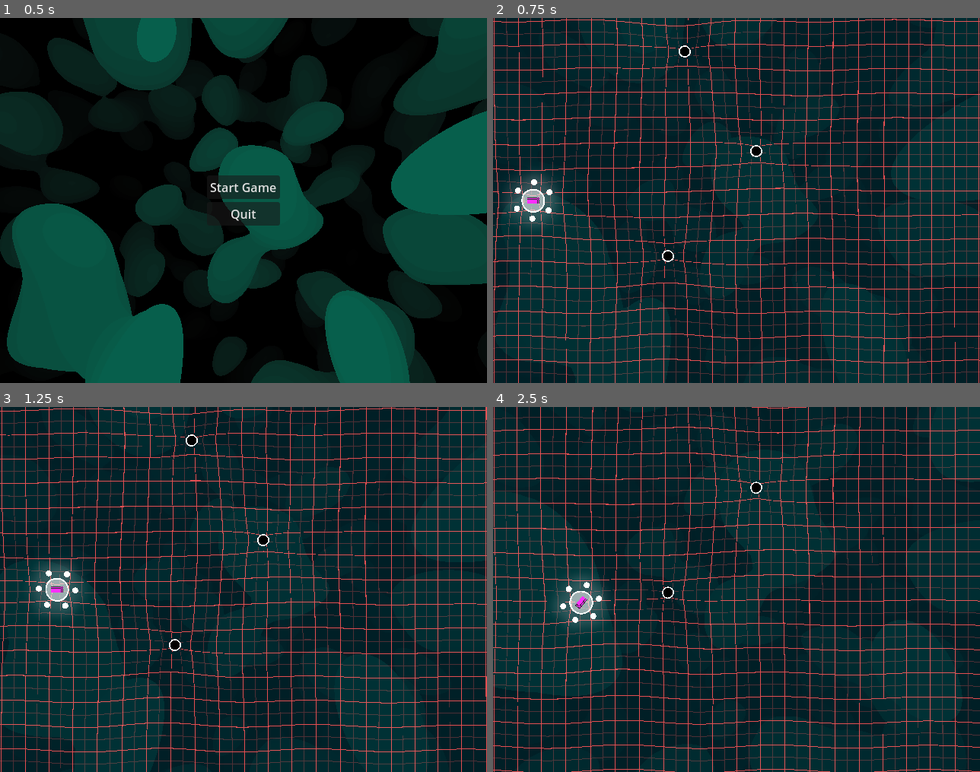
Above: before the commit, frames 1-4 (two rows, left to right).
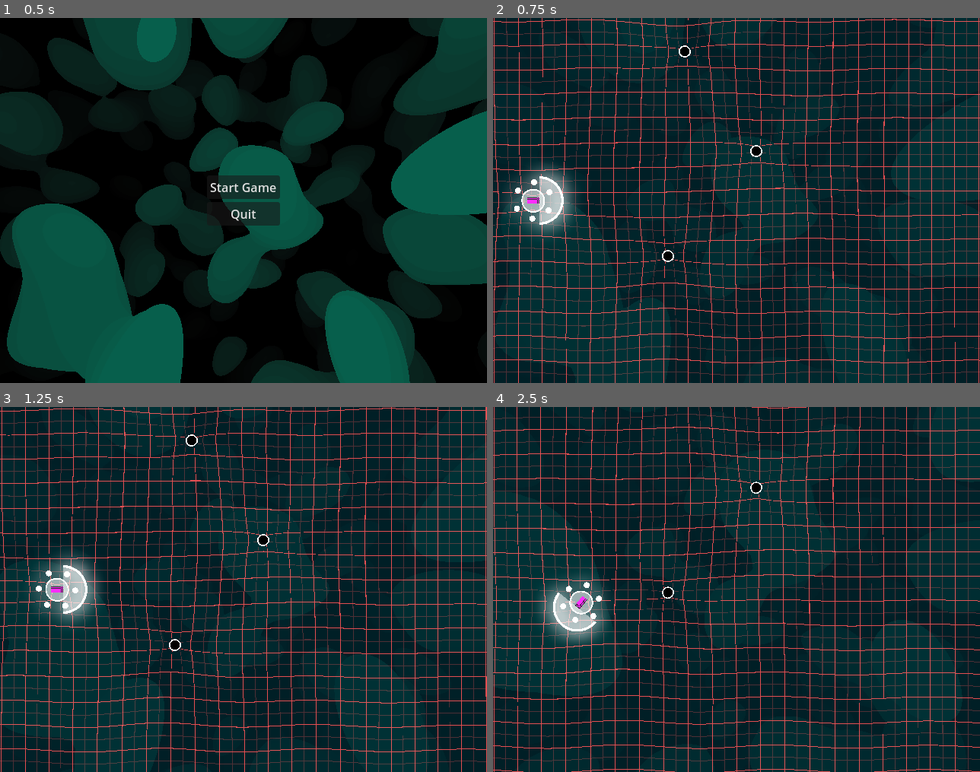
Above: after the commit, the same moments.

Repository: 3xcpy/roguelike-arcade-driving
Game: Godot game, scene res://scenes/main.tscn
The game is run twice, just before and just after one commit, with the same random seed, the same clock (stepped at 60 frames per second) and the same inputs. The engine's default icon, where the game draws it, is replaced by a stand-in: a white triangle on a blue panel in a dark square.
Inputs (mouse positions are in pixels of both pictures, inside the frame that each line leads up to):
- Up to frame 1 (0.5 s): no input
- Up to frame 2 (0.75 s): click "Start Game" at 0.5 s
- Up to frame 3 (1.25 s): no input
- Up to frame 4 (2.5 s): tap Enter (ui_accept) at 1.25, 1.52, 2.27 s; move the mouse to (843, 571) at 1.27 s; hold Right (steer_right) 1.28-2.03 s; tap Alt at 1.35 s; move the mouse to (639, 607) at 2.02 s; hold Down from 2.03 s (still down); tap Shift at 2.1 s

Frame 1 is identical in both runs. In frame 2, 1.2% of the frame differs, in the area x 8-17%, y 40-60%; in frame 3, 1.2%; in frame 4, 1.3%, in the area x 9-24%, y 48-65%.

Commit message:
Add a new weapon and make all weapon scripts run in editor
Now modifications to the weapon parameters are immediately visible in the editor

Diff:
--- a/scenes/player.tscn
+++ b/scenes/player.tscn
@@ -1,10 +1,11 @@
-[gd_scene load_steps=14 format=3 uid="uid://dhtn00310jucy"]
+[gd_scene load_steps=15 format=3 uid="uid://dhtn00310jucy"]
 
 [ext_resource type="Script" uid="uid://cldbibnmmw5k4" path="res://scripts/player.gd" id="1_3vyb7"]
 [ext_resource type="PackedScene" uid="uid://ce4htckcwoxf" path="res://scenes/distortion_emitter.tscn" id="2_g2els"]
 [ext_resource type="PackedScene" uid="uid://bntuqd1mxol3w" path="res://scenes/eyeballs.tscn" id="4_dqkch"]
 [ext_resource type="PackedScene" uid="uid://c2q16yc375m54" path="res://scenes/health_component.tscn" id="4_qlg0r"]
 [ext_resource type="PackedScene" uid="uid://chd5sgv2bhw3" path="res://scenes/aura.tscn" id="4_tuyoq"]
+[ext_resource type="PackedScene" uid="uid://cocw5gtoa0qee" path="res://scenes/ram.tscn" id="6_fjrip"]
 [ext_resource type="PackedScene" uid="uid://bg5rhdxipkhro" path="res://scenes/damage_particles.tscn" id="6_tuyoq"]
 
 [sub_resource type="RectangleShape2D" id="RectangleShape2D_u8vuu"]
@@ -69,6 +70,10 @@
 
 [node name="Aura" parent="Weapons" instance=ExtResource("4_tuyoq")]
 
+[node name="Ram" parent="Weapons" instance=ExtResource("6_fjrip")]
+position = Vector2(8, 0)
+radius = 32.0
+
 [node name="Camera2D" type="Camera2D" parent="."]
 limit_left = 0
 limit_top = 0
--- /dev/null
+++ b/scenes/ram.tscn
@@ -0,0 +1,27 @@
+[gd_scene load_steps=6 format=3 uid="uid://cocw5gtoa0qee"]
+
+[ext_resource type="Texture2D" uid="uid://jxabck5vuije" path="res://icon.svg" id="1_1q3w3"]
+[ext_resource type="Script" uid="uid://ccxhvofnhpp4g" path="res://scripts/ram.gd" id="1_ae536"]
+[ext_resource type="Shader" uid="uid://c8jbthupyjnvd" path="res://shaders/ram.gdshader" id="1_e104g"]
+
+[sub_resource type="RectangleShape2D" id="RectangleShape2D_e104g"]
+size = Vector2(16, 32)
+
+[sub_resource type="ShaderMaterial" id="ShaderMaterial_ae536"]
+shader = ExtResource("1_e104g")
+shader_parameter/color = Color(1, 1, 1, 0.47843137)
+shader_parameter/edge_color = Color(18.892157, 18.892157, 18.892157, 1)
+shader_parameter/edge_thickness = 0.1
+
+[node name="Ram" type="Area2D"]
+script = ExtResource("1_ae536")
+radius = 16.0
+
+[node name="CollisionShape2D" type="CollisionShape2D" parent="."]
+position = Vector2(8, 0)
+shape = SubResource("RectangleShape2D_e104g")
+
+[node name="Sprite2D" type="Sprite2D" parent="."]
+material = SubResource("ShaderMaterial_ae536")
+scale = Vector2(0.25, 0.25)
+texture = ExtResource("1_1q3w3")
--- /dev/null
+++ b/scenes/slash.tscn
@@ -0,0 +1,16 @@
+[gd_scene load_steps=4 format=3 uid="uid://dryo3jw4wx637"]
+
+[ext_resource type="Shader" uid="uid://dh3womtjo1wd2" path="res://shaders/slash.gdshader" id="1_3c2nd"]
+[ext_resource type="Texture2D" uid="uid://jxabck5vuije" path="res://icon.svg" id="2_fg1j7"]
+
+[sub_resource type="ShaderMaterial" id="ShaderMaterial_e2dr4"]
+shader = ExtResource("1_3c2nd")
+shader_parameter/slash_start = -0.9
+shader_parameter/slash_length = 0.0
+shader_parameter/color = Color(0.6542321, 0.6542321, 0.654232, 1)
+
+[node name="Slash" type="Node2D"]
+
+[node name="Sprite2D" type="Sprite2D" parent="."]
+material = SubResource("ShaderMaterial_e2dr4")
+texture = ExtResource("2_fg1j7")
--- a/scripts/aura.gd
+++ b/scripts/aura.gd
@@ -1,8 +1,13 @@
-extends Node2D
+@tool
+class_name Aura extends Node2D
 
 var damage: float = 1.0
 var tick: float = 0.1
-@export var radius: float = 16.0
+@export var radius: float = 16.0:
+	set(new_radius):
+		radius = new_radius
+		if Engine.is_editor_hint():
+			update_values()
 
 var timer: float = 0.0
 
@@ -10,7 +15,7 @@
 
 
 func _ready() -> void:
-	set_radius(radius)
+	update_values()
 
 
 func _physics_process(delta: float) -> void:
@@ -26,6 +31,7 @@
 	area.global_position = global_position # get_overlapping_bodies is only updated after physics_process, so this is staggered over the frames (i think)
 
 
-func set_radius(rad: float) -> void:
-	$Area2D/CollisionShape2D.shape.radius = rad
-	$Area2D/Sprite2D.scale = Vector2(rad*2.0/128.0, rad*2.0/128.0);
+# adjust scale and collision for a new radius
+func update_values() -> void:
+	$Area2D/CollisionShape2D.shape.radius = radius
+	$Area2D/Sprite2D.scale = Vector2(radius*2.0/128.0, radius*2.0/128.0);
--- a/scripts/eyeballs.gd
+++ b/scripts/eyeballs.gd
@@ -1,19 +1,32 @@
-extends Node2D
+@tool
+class_name Eyeballs extends Node2D
 
-@export var eyeball: PackedScene
+@export var eyeball: PackedScene:
+	set(e):
+		eyeball = e
+		if Engine.is_editor_hint():
+			set_amount()
 @export var damage: float = 1.0
 var tick: float = 0.1
-@export var distance_from_center: float = 24.0
+@export var distance_from_center: float = 24.0:
+	set(d):
+		distance_from_center = d
+		if Engine.is_editor_hint():
+			set_amount()
 @export var rotation_speed: float = 30.0
 
-@export var amount: int = 1
+@export var amount: int = 1:
+	set(a):
+		amount = a
+		if Engine.is_editor_hint():
+			set_amount()
 var eyeballs: Array[Area2D]
 var rot := 0.0
 var timer: float = 0.0
 
 
 func _ready() -> void:
-	set_amount(amount)
+	set_amount()
 
 
 func _physics_process(delta: float) -> void:
@@ -34,12 +47,12 @@
 		curr_rot += 360.0/eyeballs.size()
 
 
-func set_amount(val: int) -> void:
+func set_amount() -> void:
 	for eye in eyeballs:
 		eye.queue_free()
 	eyeballs.clear()
 
-	for i in val:
+	for i in amount:
 		var e: Area2D = eyeball.instantiate()
 		e.top_level = true
 		eyeballs.append(e)
--- /dev/null
+++ b/scripts/ram.gd
@@ -0,0 +1,33 @@
+@tool
+class_name Rame extends Area2D
+
+@export var radius: float = 8.0:
+	set(new_radius):
+		radius = new_radius
+		if Engine.is_editor_hint():
+			update_values()
+
+var tick: float = 0.1
+@export var damage: float = 1.0
+var timer: float = 0.0
+
+
+func _ready() -> void:
+	update_values()
+
+
+func _physics_process(delta: float) -> void:
+	timer += delta
+	if timer >= tick:
+		timer = 0.0
+		var overlapping_areas := get_overlapping_areas()
+		for a in overlapping_areas:
+			if a.is_in_group("Enemies"):
+				if a.has_method("damage"):
+					a.damage(damage)
+
+
+func update_values() -> void:
+	$Sprite2D.scale = Vector2(radius*2.0 / 128, radius * 2.0 / 128)
+	$CollisionShape2D.shape.size = Vector2(radius, radius * 2.0)
+	$CollisionShape2D.position.x = radius/2.0
--- /dev/null
+++ b/shaders/ram.gdshader
@@ -0,0 +1,16 @@
+shader_type canvas_item;
+
+uniform vec4 color : source_color;
+uniform vec4 edge_color: source_color;
+uniform float edge_thickness;
+
+void fragment() {
+	vec2 centered_uv = (UV - vec2(0.5)) * 2.0;
+	float a = atan(centered_uv.x, centered_uv.y);
+	float filter = step(0, a);
+	float dist = distance(centered_uv, vec2(0.0));
+	float dist_filter = 1.0 - step(1.0-edge_thickness, dist);
+	float edge_filter = (1.0 - step(1.0, dist)) * (1.0 - dist_filter);
+	COLOR = vec4(vec3(a/PI), 1.0);
+	COLOR = color * filter * dist_filter + edge_color * filter * edge_filter;
+}
--- /dev/null
+++ b/shaders/slash.gdshader
@@ -0,0 +1,16 @@
+shader_type canvas_item;
+
+uniform float slash_start;
+uniform float slash_length;
+uniform vec4 color : source_color;
+
+void vertex() {
+	// Called for every vertex the material is visible on.
+}
+
+void fragment() {
+	vec2 centered_uv = (UV - vec2(0.5)) * 2.0;
+	float a = atan(centered_uv.y, centered_uv.x);
+	float filter = (1.0 - step(a + 1.0, a)) * (1.0 - step(slash_start, a));
+	COLOR = vec4(color * filter);
+}
Not shown, added: scripts/ram.gd.uid
Not shown, added: shaders/ram.gdshader.uid
Not shown, added: shaders/slash.gdshader.uid
